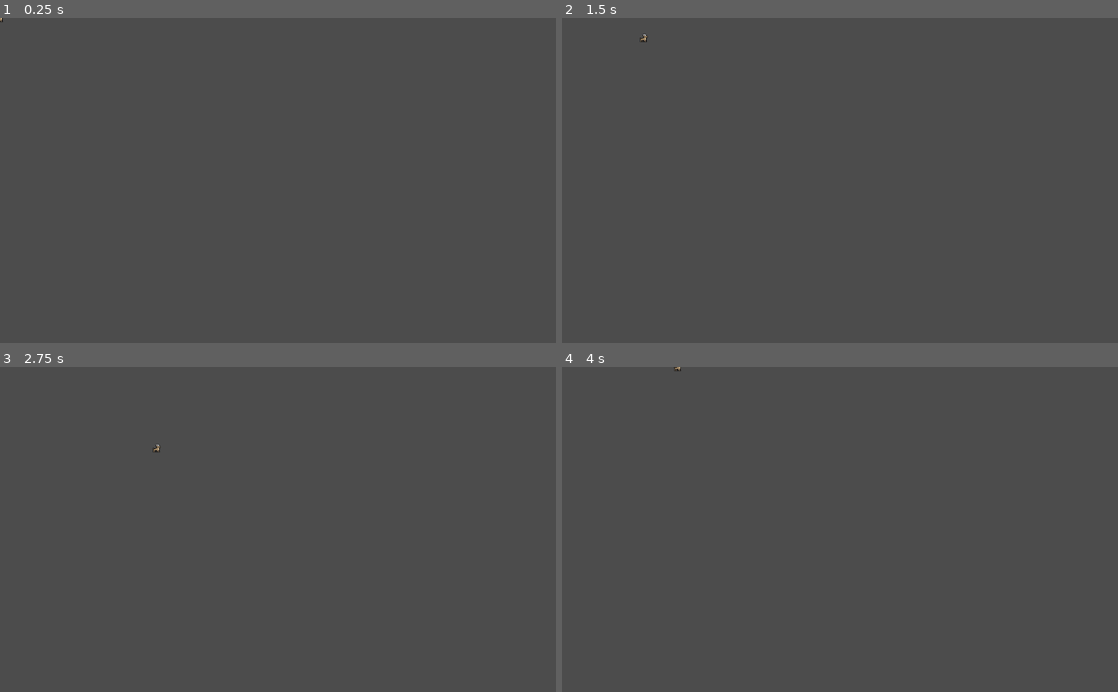
Above: before the commit, frames 1-4 (two rows, left to right).
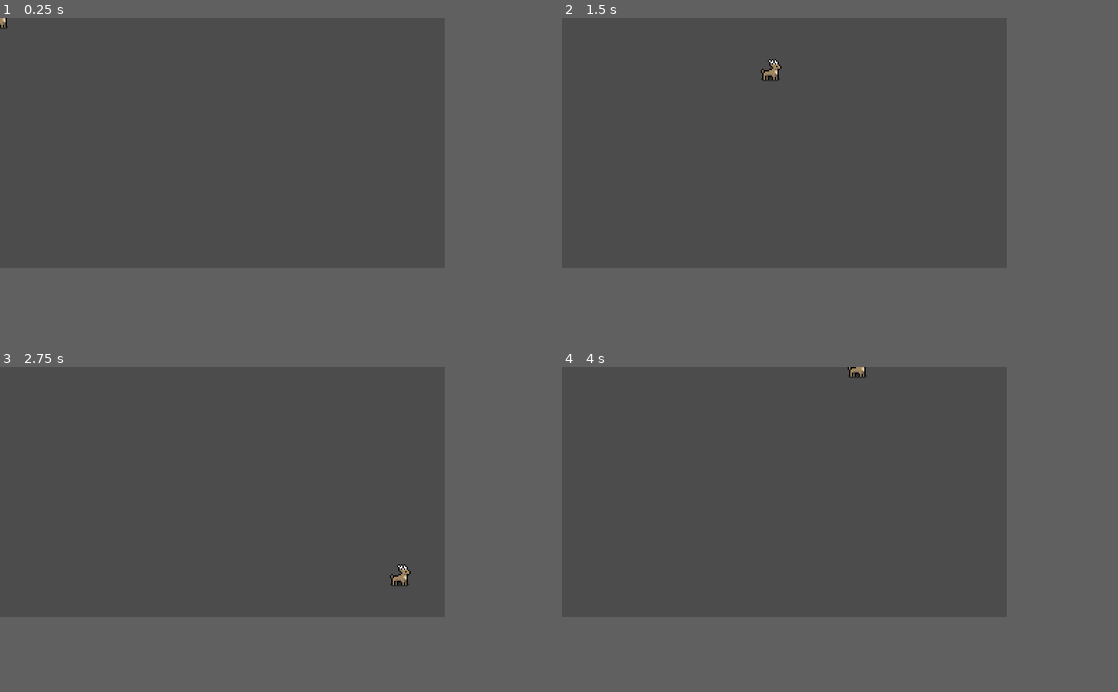
Above: after the commit, the same moments.

Repository: Maxi0272/Spil_2023
Game: Godot game, scene res://World/World.tscn
The game is run twice, just before and just after one commit, with the same random seed, the same clock (stepped at 60 frames per second) and the same inputs.
Inputs:
- Up to frame 1 (0.25 s): no input
- Up to frame 2 (1.5 s): tap Enter at 0.5 s; hold D (right) 0.53-1.28 s; hold S (down) from 1.28 s (still down)
- Up to frame 3 (2.75 s): release S (down) at 2.03 s; hold D (right) from 2.03 s (still down)
- Up to frame 4 (4 s): release D (right) at 2.78 s; hold W (up) 2.78-3.53 s; hold A (left) from 3.53 s (still down)
In our replay, the window is 800x468 before the commit and 640x360 after it. These sizes can differ from the game's own. Grey fills any space a smaller window leaves; there, only what the larger window draws over its background counts as a difference.

The runs differ from the first frame. In frame 1, less than 0.1% of the frame differs, in the area x 0-2%, y 0-4%; in frame 2, 0.2%, in the area x 14-40%, y 4-20%; in frame 3, 0.2%; in frame 4, 0.1%.

Commit message:
Added tile textures for world

Diff:
--- a/Game/project.godot
+++ b/Game/project.godot
@@ -13,6 +13,14 @@
 config/name="Game"
 run/main_scene="res://World/World.tscn"
 config/icon="res://icon.png"
+
+[display]
+
+window/size/width=320
+window/size/height=180
+window/size/test_width=1280
+window/size/test_height=720
+window/stretch/mode="2d"
 
 [gui]
 
Binary file added: Game/HAS Overworld 2.1/Additional Materials/HAS Overworld 1.1.2/CompilationTilesets/Animated/Compilatiom-Coast-Animated.png
Not shown, added: Game/HAS Overworld 2.1/Additional Materials/HAS Overworld 1.1.2/CompilationTilesets/Animated/Compilatiom-Coast-Animated.png.import
Binary file added: Game/HAS Overworld 2.1/Additional Materials/HAS Overworld 1.1.2/CompilationTilesets/Animated/Compilatiom-Coast-No-Water-Animated.png
Not shown, added: Game/HAS Overworld 2.1/Additional Materials/HAS Overworld 1.1.2/CompilationTilesets/Animated/Compilatiom-Coast-No-Water-Animated.png.import
Binary file added: Game/HAS Overworld 2.1/Additional Materials/HAS Overworld 1.1.2/CompilationTilesets/Animated/Compilation-Dark-Water-Animated-2frame.png
Not shown, added: Game/HAS Overworld 2.1/Additional Materials/HAS Overworld 1.1.2/CompilationTilesets/Animated/Compilation-Dark-Water-Animated-2frame.png.import
Binary file added: Game/HAS Overworld 2.1/Additional Materials/HAS Overworld 1.1.2/CompilationTilesets/Animated/Compilation-Static-River-Animated.png
Not shown, added: Game/HAS Overworld 2.1/Additional Materials/HAS Overworld 1.1.2/CompilationTilesets/Animated/Compilation-Static-River-Animated.png.import
Binary file added: Game/HAS Overworld 2.1/Additional Materials/HAS Overworld 1.1.2/CompilationTilesets/Animated/Compilation-Static-River-No-Water-Animated.png
Not shown, added: Game/HAS Overworld 2.1/Additional Materials/HAS Overworld 1.1.2/CompilationTilesets/Animated/Compilation-Static-River-No-Water-Animated.png.import
Binary file added: Game/HAS Overworld 2.1/Additional Materials/HAS Overworld 1.1.2/CompilationTilesets/Animated/Compilation-Waterfall-Animated.png
Not shown, added: Game/HAS Overworld 2.1/Additional Materials/HAS Overworld 1.1.2/CompilationTilesets/Animated/Compilation-Waterfall-Animated.png.import
(and 165 more such lines)
